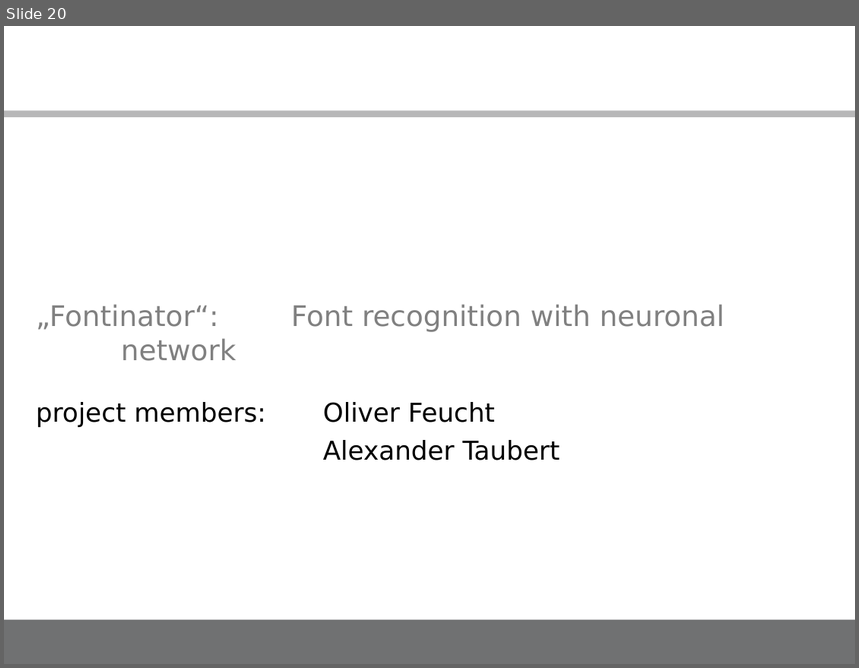
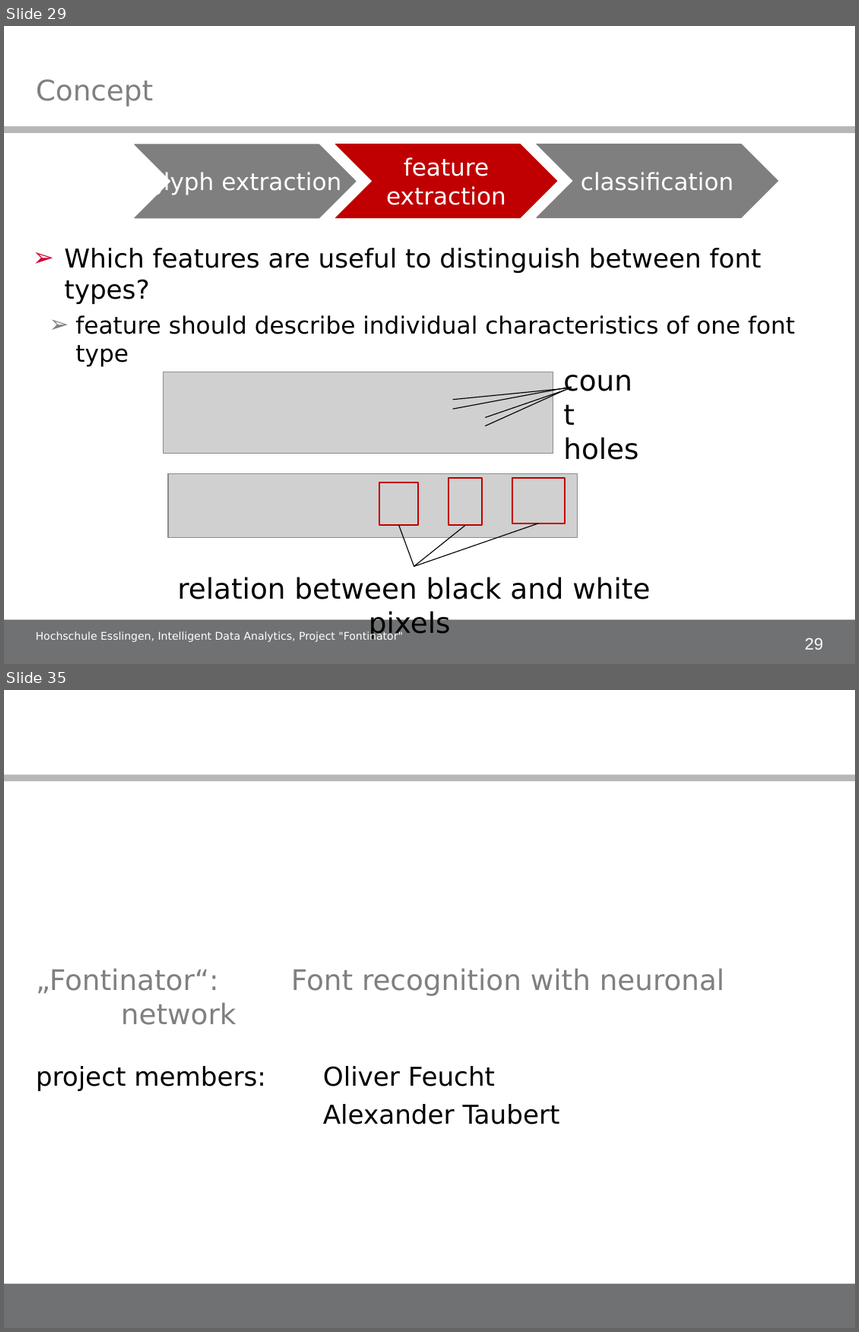
Before and after one commit to alex-ta/Fontinator, a slide deck: Documents/IDA_project_presentation.ppt. Shown one above the other, each under a label of ours: slide 20 before the commit, slides 29 and 35 after it; the slides between them are not shown. The pictures are 859x668 and 859x1332 pixels, drawn with LibreOffice and Linux fonts; fonts in the diff are those of the drawing; grey boxes stand for pictures; background and template pictures are left out. Boxes give left, top, right and bottom in pixels: in the first picture for what was removed or moved away, otherwise in the second. Text is boxed around its words. In the diff, an @@ line names an element or a change of style, - is before the commit and + after.

Commit message:
Edited Project presentation (Pages: 5,6, 20, 21, 22, 23)

```diff
--- a/Documents/IDA_project_presentation.ppt
+++ b/Documents/IDA_project_presentation.ppt
@@ slide 29 added at <box>4,26,855,664</box>, background #FFFFFF; not listed: 1 template element that a slide beside it also shows @@
@@ title added at <box>36,79,153,106</box>, 24 pt, text #808080 @@
+Concept
@@ rectangle added at <box>4,126,855,133</box>, fill #707172 at 50% opacity @@
@@ freeform shape added at <box>134,145,356,218</box>, fill #7F7F7F, outline #7F7F7F 0.74 pt, 20 pt, text #FFFFFF @@
+glyph extraction
@@ freeform shape added at <box>336,145,557,218</box>, fill #C00000, outline #C00000 0.74 pt, 20 pt, text #FFFFFF @@
+feature extraction
@@ freeform shape added at <box>537,145,778,218</box>, fill #7F7F7F, outline #7F7F7F 0.74 pt, 20 pt, text #FFFFFF @@
+classification
@@ text added at <box>64,248,795,367</box>, 20 pt, text #000000 @@
+➢ Which features are useful to distinguish between font types?
+  ➢ feature should describe individual characteristics of one font type
@@ picture added at <box>163,372,553,453</box> @@
@@ line added from (452, 400) to (572, 388), #000000 0.74 pt @@
@@ line added from (452, 409) to (572, 387), #000000 0.74 pt @@
@@ line added from (485, 426) to (565, 390), #000000 0.74 pt @@
@@ line added from (485, 417) to (572, 388), #000000 0.74 pt @@
@@ text added at <box>563,437,639,460</box>, 24 pt, text #000000 @@
+count
+holes
@@ picture added at <box>168,474,578,537</box> @@
@@ rectangle added at <box>449,478,481,525</box>, outline #C00000 1.25 pt @@
@@ rectangle added at <box>512,478,565,524</box>, outline #C00000 1.25 pt @@
@@ rectangle added at <box>379,482,417,525</box>, outline #C00000 1.25 pt @@
@@ line added from (399, 525) to (414, 566), #000000 0.74 pt @@
@@ line added from (465, 525) to (414, 566), #000000 0.74 pt @@
@@ line added from (538, 524) to (414, 566), #000000 0.74 pt @@
@@ text added at <box>177,577,650,639</box>, 24 pt, text #000000 @@
+relation between black and white pixels
@@ text added at <box>36,631,403,642</box>, 9 pt, text #FFFFFF @@
+Hochschule Esslingen, Intelligent Data Analytics, Project "Fontinator"
@@ page number added at <box>805,639,823,650</box>, 14 pt, text #FFFFFF @@
+29
@@ what was slide 20 is now slide 35 @@
```
Also in this commit, not shown: 6 slides changed, 14 other slides added.
